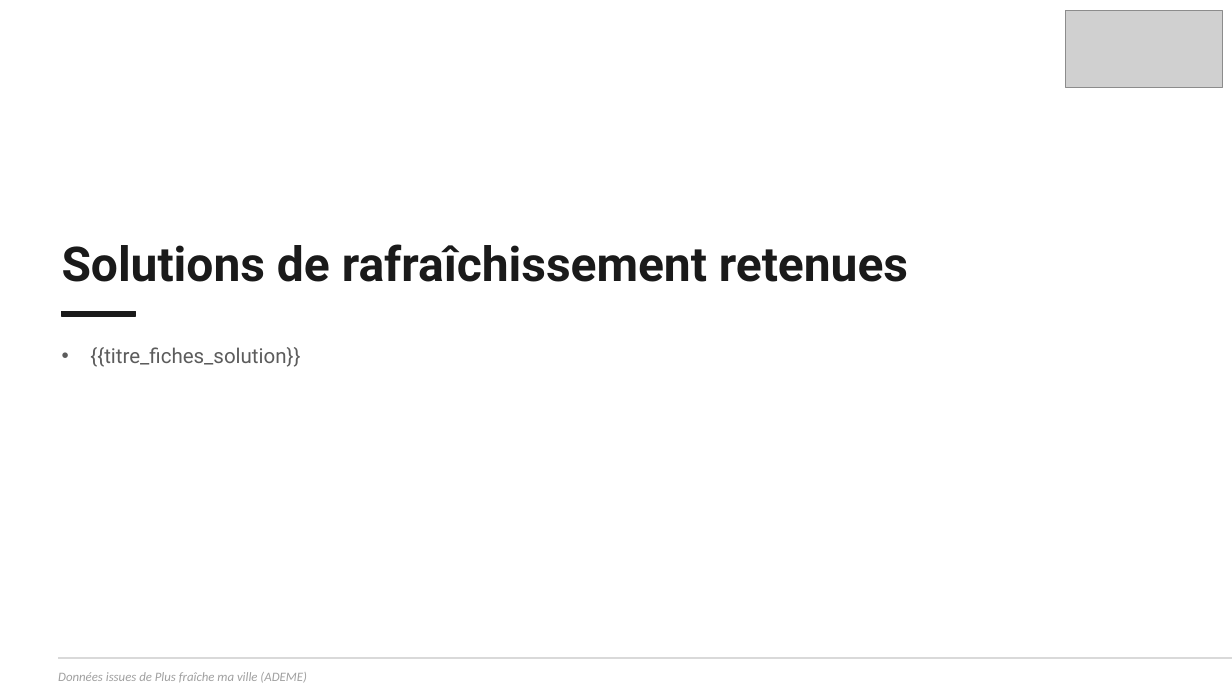
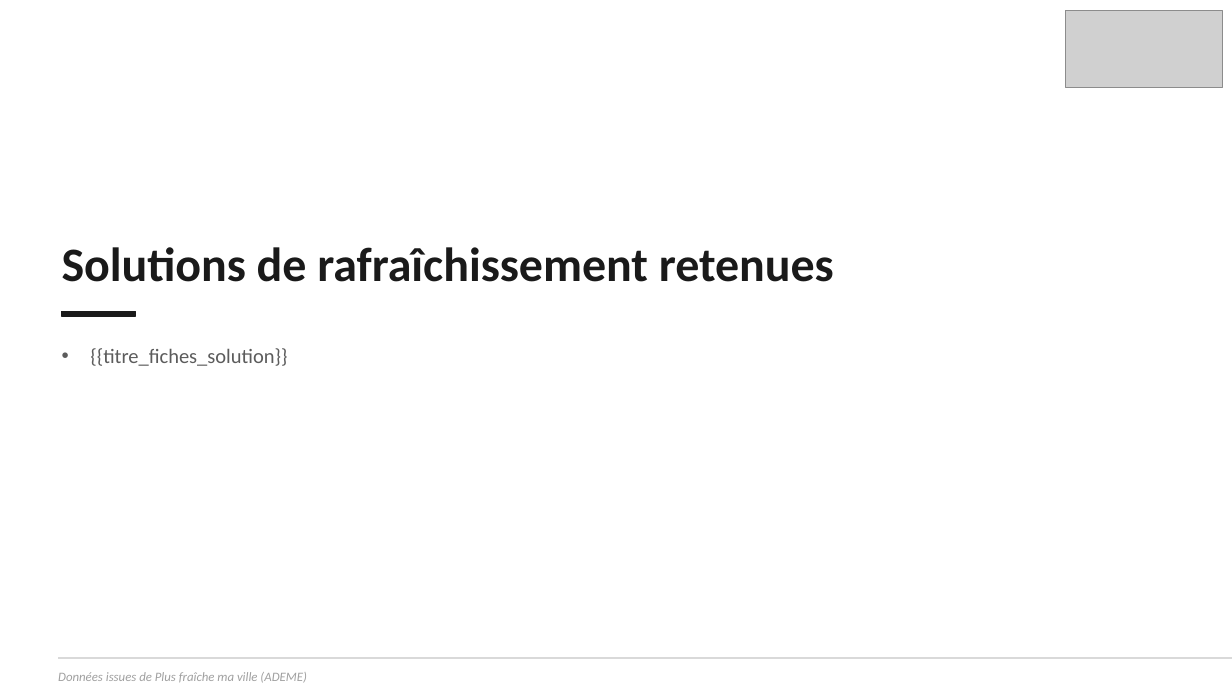
Before and after one commit to incubateur-ademe/plusfraichemaville-site, a slide deck: slide 2 of public/templates/template_synthese_projet.pptx. Drawn at 1232x693 pixels with LibreOffice and Linux fonts; fonts in the diff are those of the drawing; grey boxes stand for pictures. Boxes give left, top, right and bottom in pixels: in the first picture for what was removed or moved away, otherwise in the second. Text is boxed around its words. In the diff, an @@ line names an element or a change of style, - is before the commit and + after.

Commit message:
feat: page des fiches solutions : premiers attributs

```diff
--- a/public/templates/template_synthese_projet.pptx
+++ b/public/templates/template_synthese_projet.pptx
@@ text "Solutions de rafraîchissement retenues" at [62,247,834,282]: font Roboto to Calibri @@
@@ text "{{titre_fiches_solution}}" at [90,348,287,366]: font Roboto to Calibri @@
```
Also in this commit, not shown: 2 other slides changed, 3 other files.
